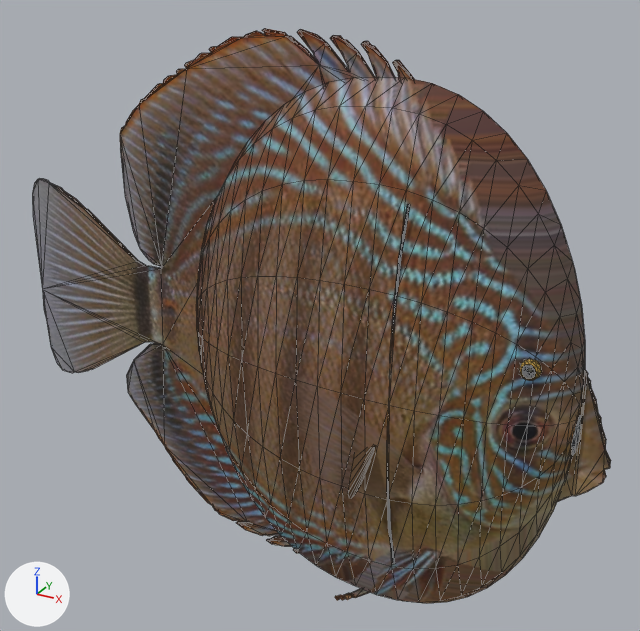
The glTF model public/aqua/models/fish/juv_discus.glb as it was, and as the next commit left it.
Camera for both pictures: a camera (50 mm lens) standing at (0.988, -2.108, 1.174) and looking at (-0.218, 0.084, 0.079). Every picture has the same lights, and +X, +Y and +Z are marked at lower left. The older version comes first. Mesh edges are drawn as thin lines. Vertices at exactly the same position are counted once.

Names of what the first picture shows: 'juv_discus'.
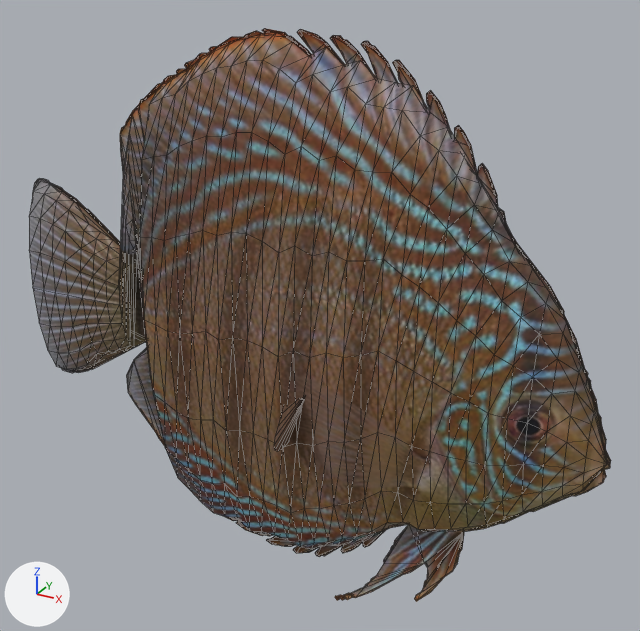
The newer file is also turned or shifted as a whole; pictures and numbers use the older file's frame.

Where the change shows, as pixel boxes (x1, y1, x2, y2) in the pictures (640 x 631 px; the box of a moved part takes in the faces that stretch with it):
'juv_discus', reshaped: before (32, 29, 611, 603); after (29, 29, 611, 601)
part 1 of me_juv_discus, moved or reshaped: before (348, 446, 375, 498); after (274, 398, 304, 451)
part 2 of me_juv_discus, deleted: before (387, 204, 581, 564)
part 3 of me_juv_discus, moved or reshaped: before (38, 77, 605, 600); after (29, 36, 605, 598)
part 4 of me_juv_discus, surface changed: before (196, 77, 567, 603); after (176, 33, 528, 549)

What changed in the scene script:
```text
Change me_juv_discus:
    used by ob_juv_discus; location = (0.0, 0.0, 0.0)
    remove me_juv_discus.from_pydata(...)  # 1393 vertices, 2622 faces; spans x -1.31..0.7, y -0.31..0.31, z -0.92..0.93
    add me_juv_discus.from_pydata(...)  # 1229 vertices, 2334 faces; spans x -1.31..0.7, y -0.31..0.31, z -0.92..0.93
    me_juv_discus part 1: the loose piece of 11 vertices spanning x 0.03..0.11, y -0.31..-0.16, z -0.29..-0.12 is moved by (-0.23, 0.0, 0.08)
    me_juv_discus part 2: 9 loose pieces with 386 vertices, spanning x 0.14..0.61, y -0.19..0.19, z -0.55..0.55, are deleted
    me_juv_discus part 3: 334 vertices moved from x -1.2..0.61, y -0.2..0.2, z -0.82..0.83 to x -1.2..0.61, y -0.19..0.19, z -0.82..0.92; 116 vertices removed from x -0.61..0.61, y -0.07..0.07, z -0.83..0.66; 338 vertices added at x -1.3..0.69, y -0.18..0.19, z -0.76..0.86
    me_juv_discus part 4: 544 kept faces spanning x -0.55..0.59, y -0.19..0.19, z -0.74..0.92 get new texture (UV) coordinates
    other edits to the shape of me_juv_discus do not show in these pictures
```
